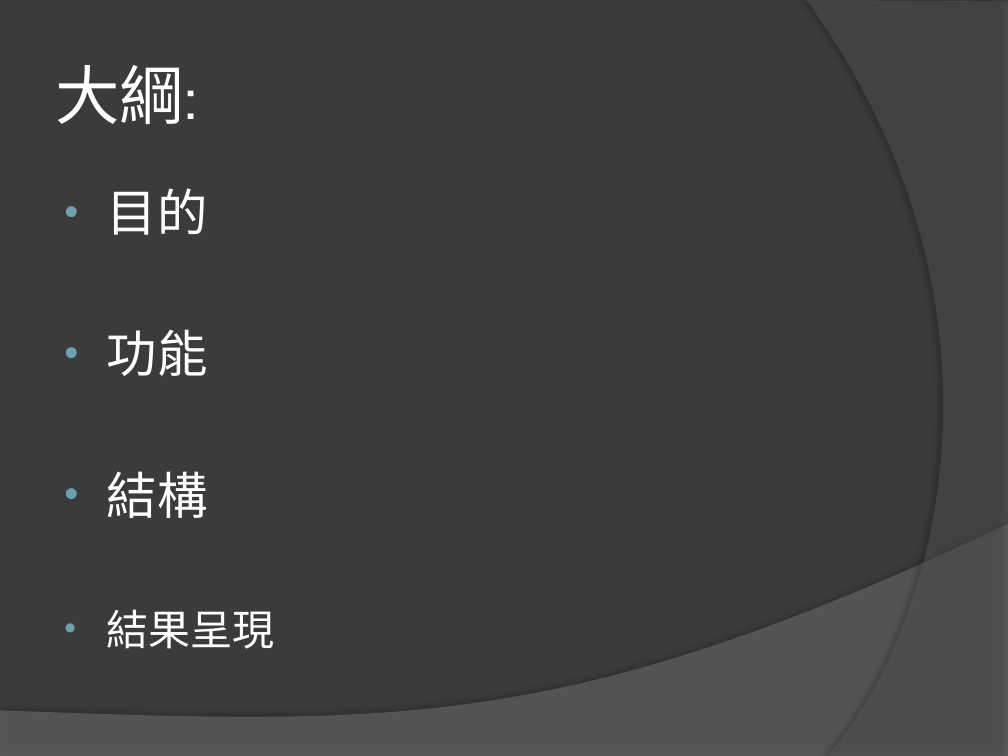
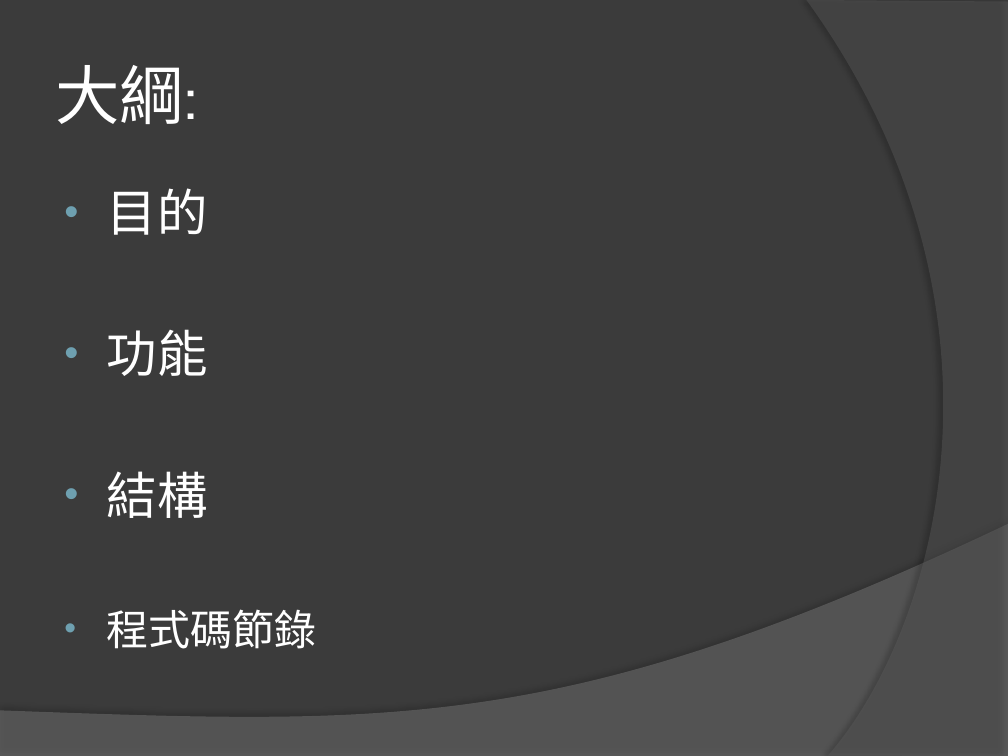
Before and after one commit to jthung1988/EEIT112, a slide deck: slide 2 of MidProject_JDBC/期中專題JDBC.pptx. Drawn at 1008x756 pixels with LibreOffice and Linux fonts; fonts in the diff are those of the drawing. Boxes give left, top, right and bottom in pixels: in the first picture for what was removed or moved away, otherwise in the second. Text is boxed around its words. In the diff, an @@ line names an element or a change of style, - is before the commit and + after.

```diff
--- a/MidProject_JDBC/期中專題JDBC.pptx
+++ b/MidProject_JDBC/期中專題JDBC.pptx
@@ text at (x1=107, y1=609, x2=317, y2=649): text changed @@
-• 結果呈現
+• 程式碼節錄
```
Also in this commit, not shown: 1 other slide changed, 3 slides added, 1 other file.
